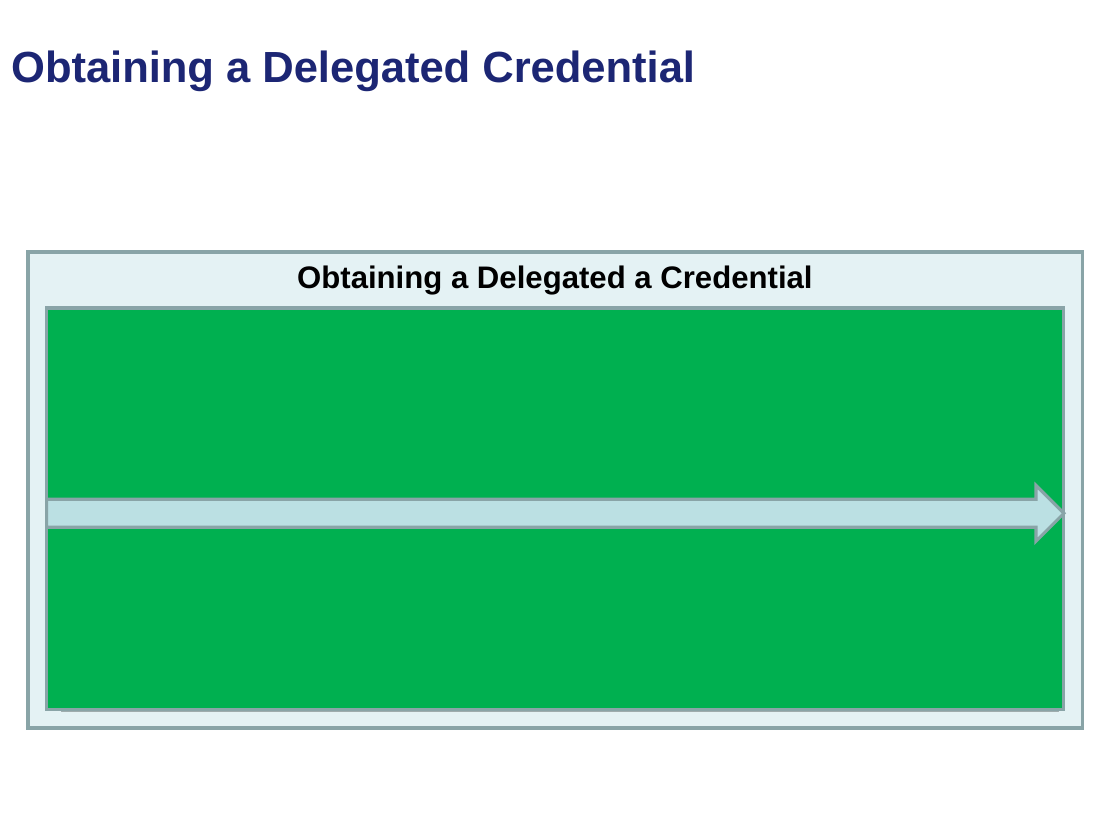
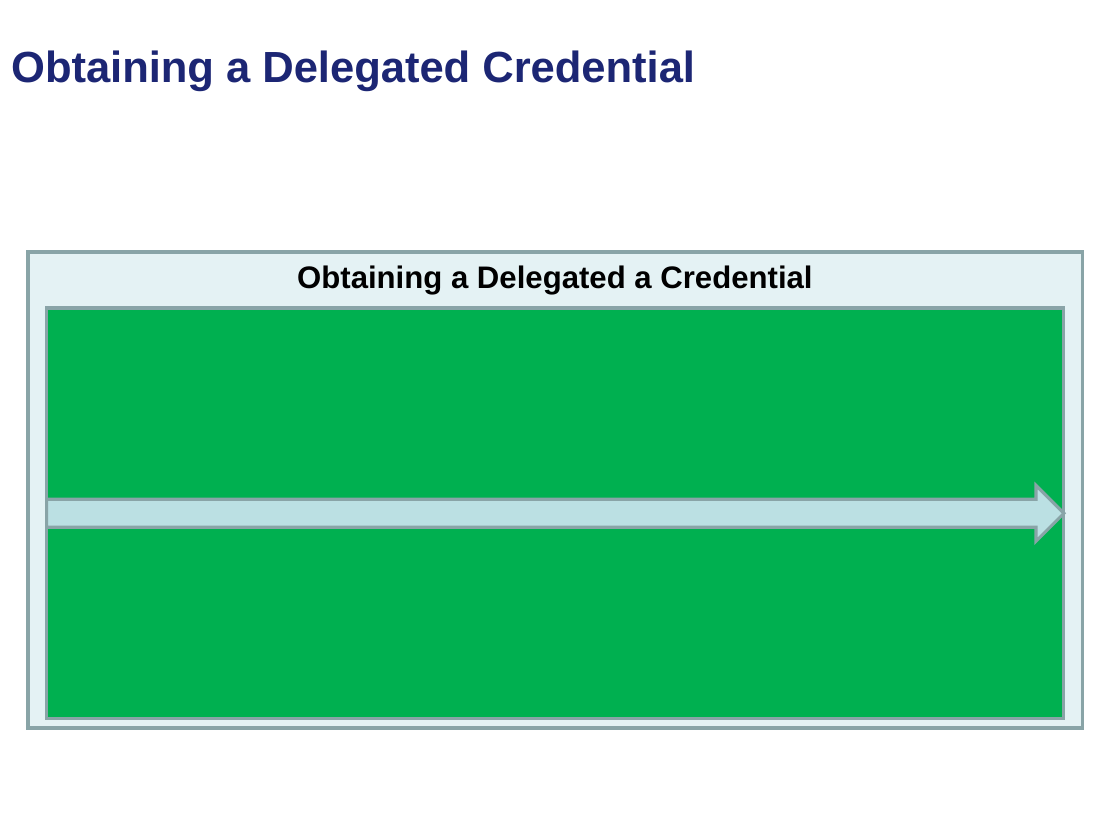
Before and after one commit to NCIP/cagrid-portal, a slide deck: slide 43 of cagrid-1-0/Documentation/presentations/security/gaards-arch-vcde-f2f-january-2008.ppt. Drawn at 1120x840 pixels with LibreOffice and Linux fonts; fonts in the diff are those of the drawing; grey boxes stand for pictures; background and template pictures are left out. Boxes give left, top, right and bottom in pixels: in the first picture for what was removed or moved away, otherwise in the second. Text is boxed around its words. In the diff, an @@ line names an element or a change of style, - is before the commit and + after.

```diff
--- a/cagrid-1-0/Documentation/presentations/security/gaards-arch-vcde-f2f-january-2008.ppt
+++ b/cagrid-1-0/Documentation/presentations/security/gaards-arch-vcde-f2f-january-2008.ppt
@@ rectangle: place and size @@
-rectangle at [47, 308, 1064, 709]
+rectangle at [47, 308, 1064, 719]
@@ picture removed at [62, 308, 1060, 711] @@
```
Also in this commit, not shown: 5 other slides changed, 1 other file.
